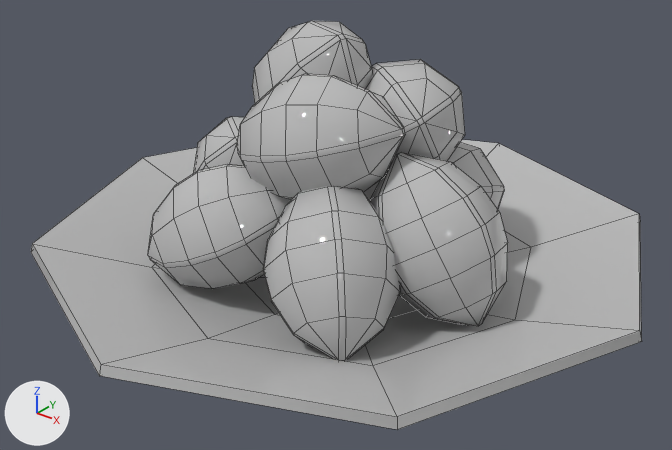
The FBX model Assets/Art_TEST/Models/Foods/SongPyeon.fbx: old version first, new version second.
Before and after are seen from a 50 mm camera at (0.54, -0.691, 0.519) aimed at (0.006, -0.023, 0.105). Lighting does not change. The marker at lower left points along +X, +Y and +Z. Mesh edges are drawn as thin lines. Where no turn or scale is listed for an object, it has been applied to the vertices.

The first picture shows 'Plate 02', 'Songpyeon'.
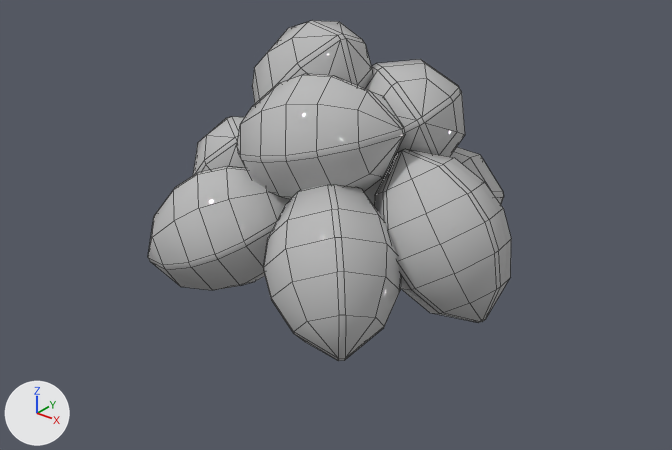
The newer file is also turned or shifted as a whole; pictures and numbers use the older file's frame.

Edits to the scene script, one JSON object a line:
```json
{"block": "me_mesh", "where": "me_mesh.from_pydata(...)  # 684 vertices, 740 faces; spans x -0.196..0.194, y -0.174..0.174, z -0.007..0.252"}
{"block": "me_mesh", "where": "# used by ob_songpyeon; location = (0.0, 0.0, 0.05)"}
{"block": "me_mesh", "change": "me_mesh part 1: the loose piece of 69 vertices spanning x 0.059..0.194, y -0.084..0.043, z -0.001..0.15 is moved by (0.0, 0.007, 0.002)"}
{"block": "me_mesh", "change": "me_mesh part 2: the loose piece of 68 vertices spanning x 0.001..0.122, y 0.012..0.174, z 0.0..0.127 is moved by (0.0, 0.0, -0.007)"}
{"op": "remove", "block": "ob_plate_02", "code": ["ob_plate_02 = bpy.data.objects.new('Plate 02', me_mesh_001)", "ob_plate_02.location = (0.0, 0.0, 0.0)"]}
```

Pixel boxes (x1, y1, x2, y2) of what changed, in the pictures (672 x 450 px; the box of a moved part takes in the faces that stretch with it):
```json
{"object": "Plate 02", "change": "deleted", "before": [31, 140, 642, 430]}
{"object": "Songpyeon", "change": "reshaped", "before": [148, 21, 508, 361], "after": [148, 20, 511, 361]}
{"part": 1, "of": "me_mesh", "change": "moved or reshaped", "before": [370, 152, 508, 326], "after": [374, 149, 511, 322]}
{"part": 2, "of": "me_mesh", "change": "moved or reshaped", "before": [447, 142, 504, 209], "after": [450, 147, 504, 204]}
```
